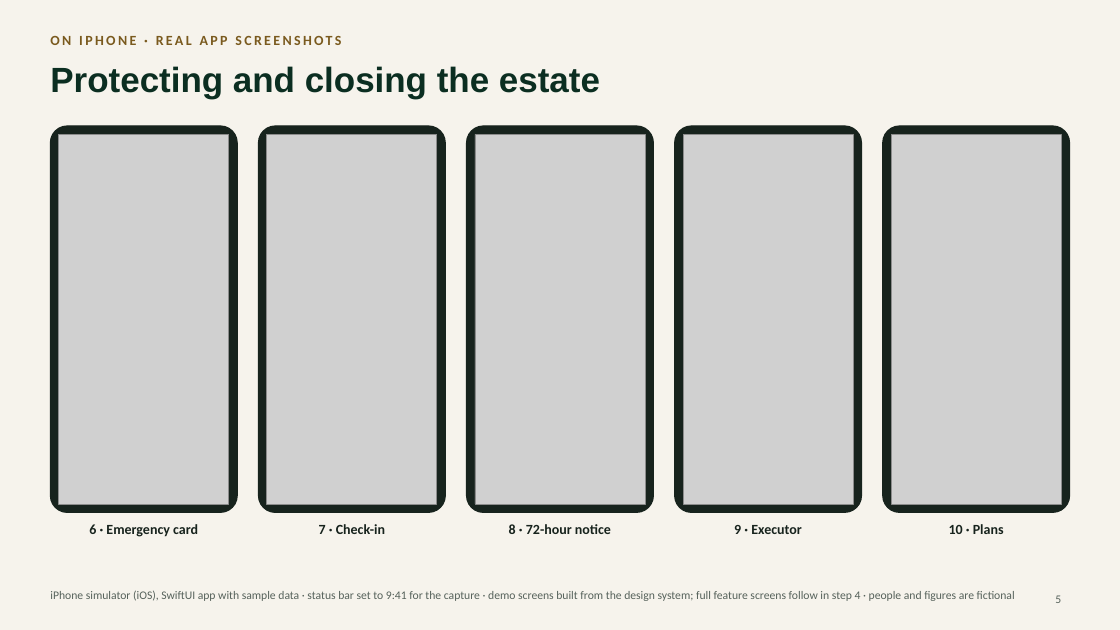
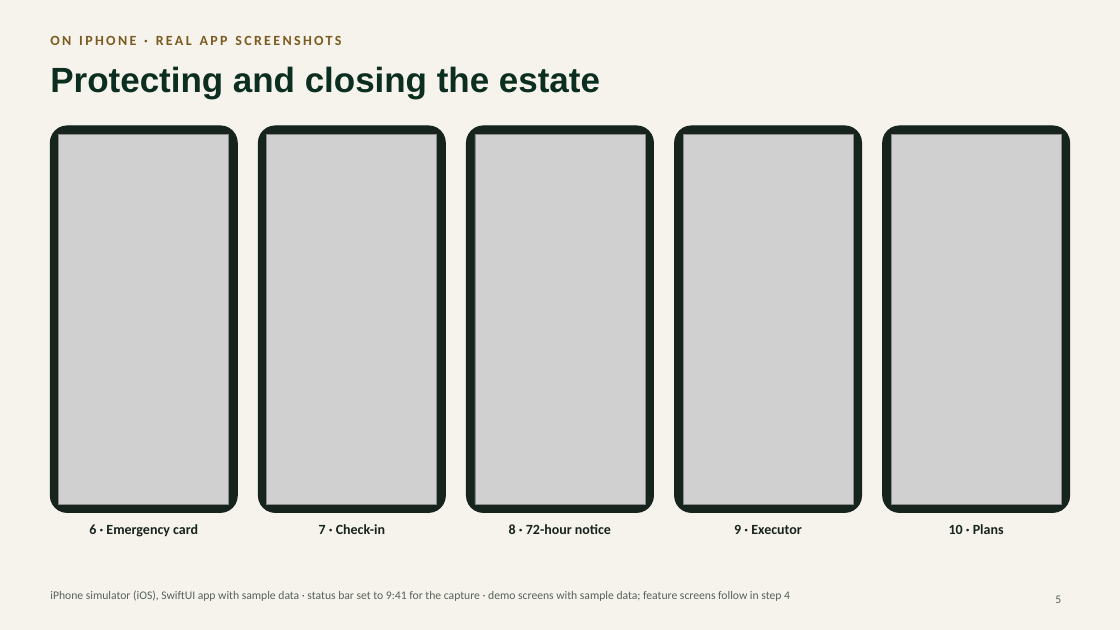
Before and after one commit to faztmobile/lifa, a slide deck: slide 5 of docs/architecture/Lifa-mobile-end-to-end.pptx. Drawn at 1120x630 pixels with LibreOffice and Linux fonts; fonts in the diff are those of the drawing; grey boxes stand for pictures. Boxes give left, top, right and bottom in pixels: in the first picture for what was removed or moved away, otherwise in the second. Text is boxed around its words. In the diff, an @@ line names an element or a change of style, - is before the commit and + after.

```diff
--- a/docs/architecture/Lifa-mobile-end-to-end.pptx
+++ b/docs/architecture/Lifa-mobile-end-to-end.pptx
@@ text at (50,590,790,601): text changed @@
-iPhone simulator (iOS), SwiftUI app with sample data · status bar set to 9:41 for the capture · demo screens built from the design system; full feature screens follow in step 4 · people and figures are fictional
+iPhone simulator (iOS), SwiftUI app with sample data · status bar set to 9:41 for the capture · demo screens with sample data; feature screens follow in step 4
```
Also in this commit, not shown: 3 other slides changed.
